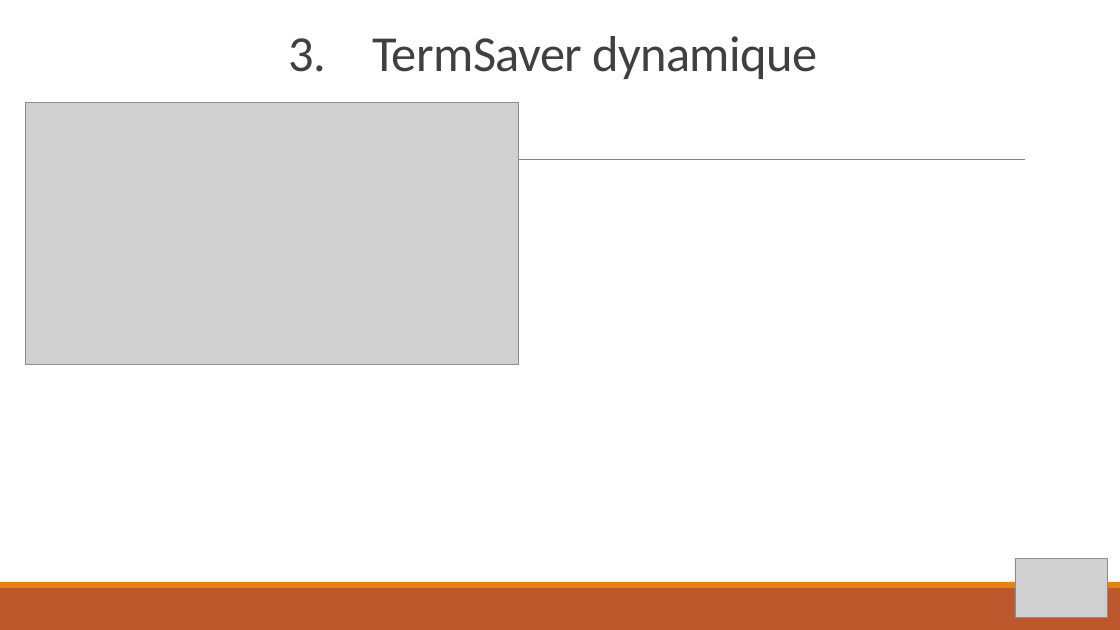
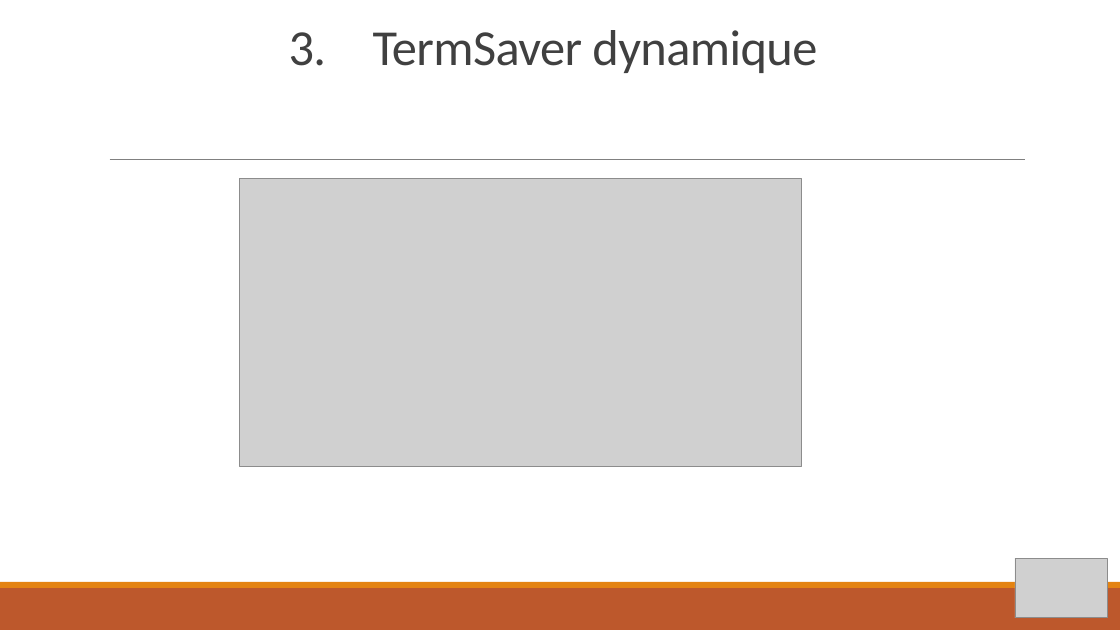
Before and after one commit to pierredumangin/Projet-eXiaSaver, a slide deck: slide 5 of PPT eXiaSaver.pptx. Drawn at 1120x630 pixels with LibreOffice and Linux fonts; fonts in the diff are those of the drawing; grey boxes stand for pictures. Boxes give left, top, right and bottom in pixels: in the first picture for what was removed or moved away, otherwise in the second. Text is boxed around its words. In the diff, an @@ line names an element or a change of style, - is before the commit and + after.

```diff
--- a/PPT eXiaSaver.pptx
+++ b/PPT eXiaSaver.pptx
@@ title "3. TermSaver dynamique": place and size @@
-title "3. TermSaver dynamique" at (289, 36, 817, 79)
+title "3. TermSaver dynamique" at (289, 30, 817, 73)
@@ picture removed at (26, 103, 519, 365) @@
@@ picture added at (239, 178, 802, 466) @@
```
Also in this commit, not shown: 1 slide added.
